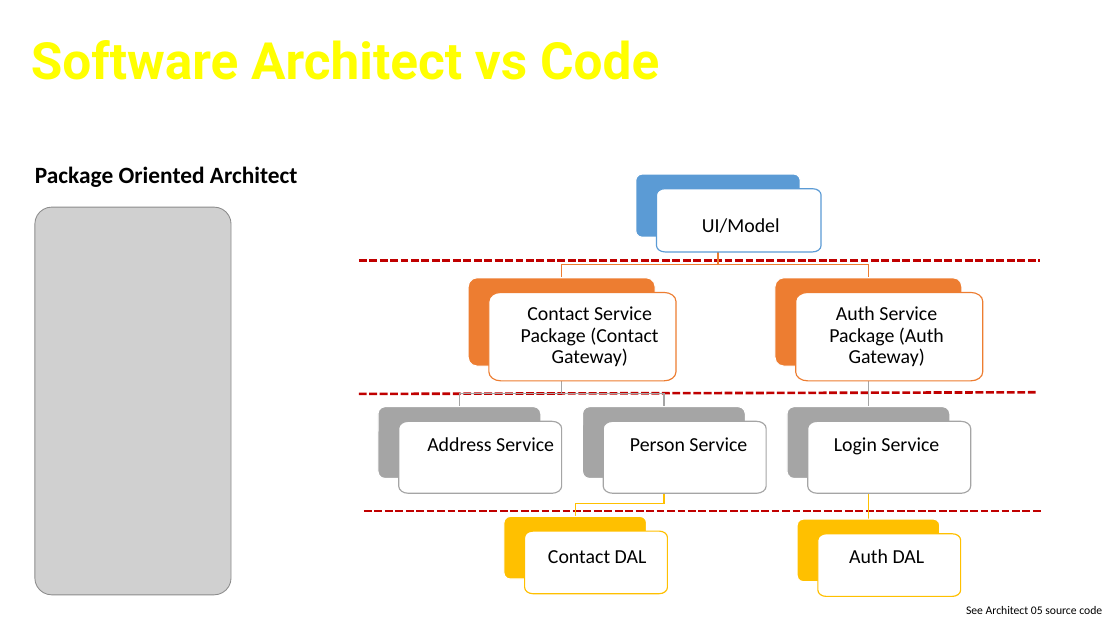
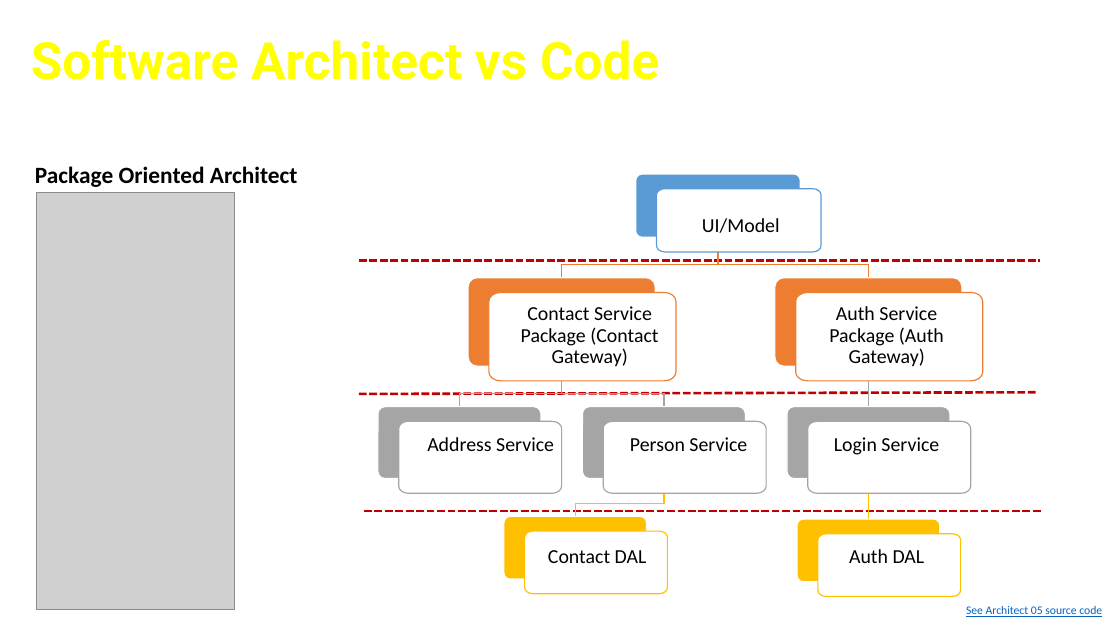
Before and after one commit to cfclick/CFSummit2016, a slide deck: slide 28 of powerpoint/architect/Crafting CF App Like An Architect.pptx. Drawn at 1120x630 pixels with LibreOffice and Linux fonts; fonts in the diff are those of the drawing; grey boxes stand for pictures; background and template pictures are left out. Boxes give left, top, right and bottom in pixels: in the first picture for what was removed or moved away, otherwise in the second. Text is boxed around its words. In the diff, an @@ line names an element or a change of style, - is before the commit and + after.

Commit message:
Slide 28

```diff
--- a/powerpoint/architect/Crafting CF App Like An Architect.pptx
+++ b/powerpoint/architect/Crafting CF App Like An Architect.pptx
@@ picture: place and size @@
-picture at (34, 208, 231, 596)
+picture at (37, 192, 235, 609)
@@ text "See Architect 05 source code" at (966, 606, 1102, 617): text colour #000000 to #0563C1, underline on @@
```
Also in this commit, not shown: 2 other slides changed.
